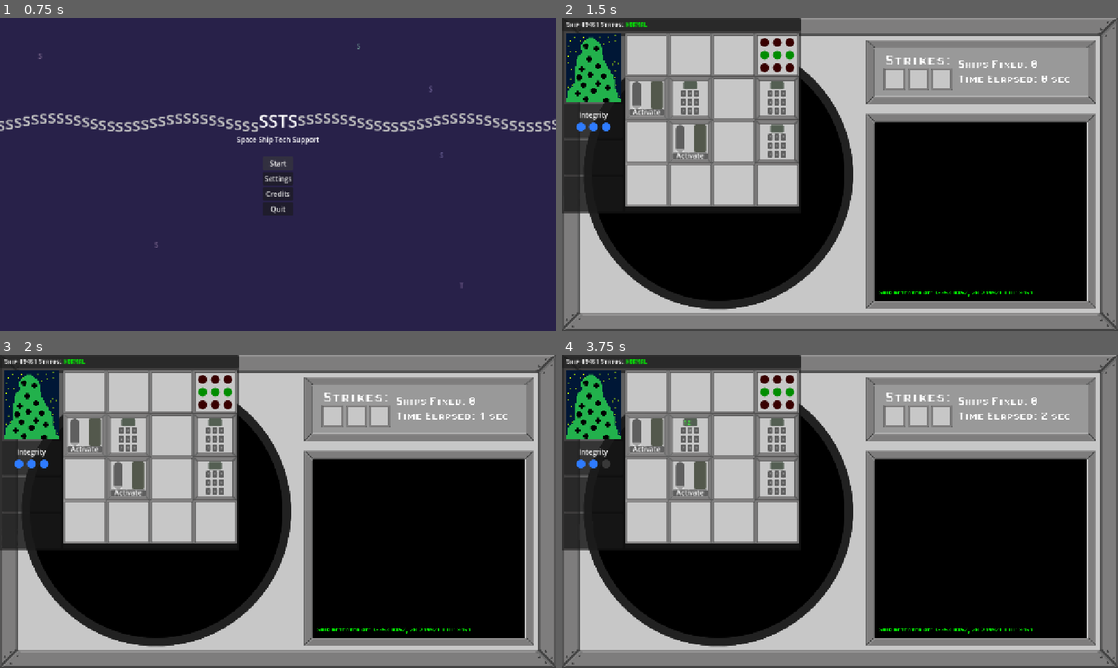
Above: before the commit, frames 1-4 (two rows, left to right).
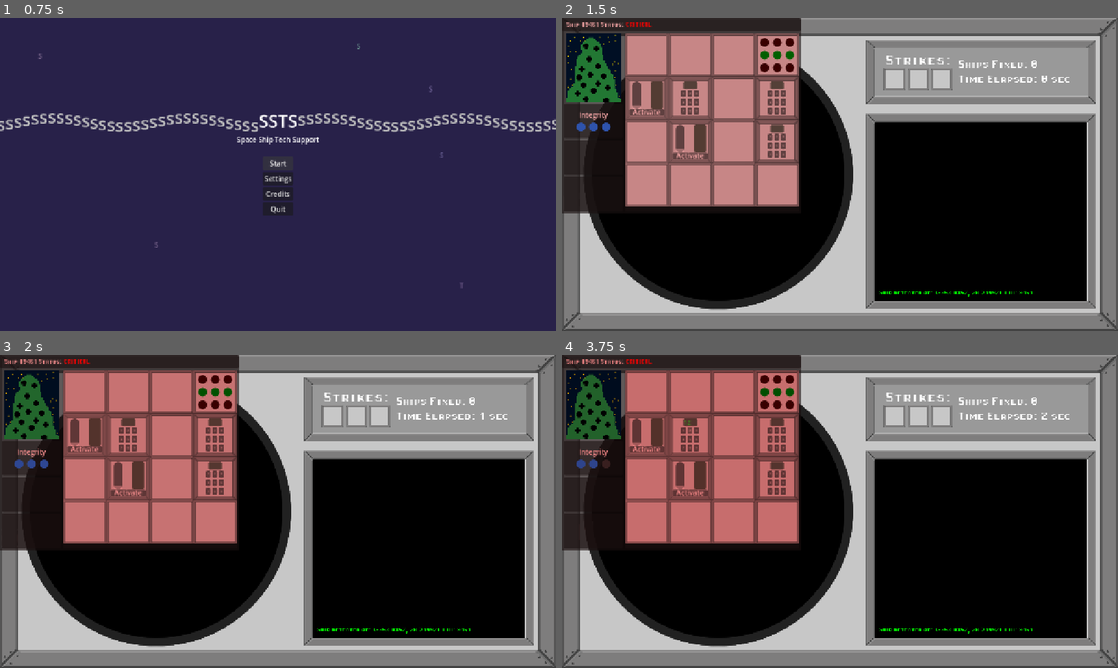
Above: after the commit, the same moments.

Repository: MisterIXI/godot-wildjam-98
Game: Godot game, scene res://scenes/menu/main_menu.tscn
Same seed, same stepped clock (60 frames per second), same inputs: the game is played once before the commit and once after it. Sound files missing from this copy of the repository are replaced by a short silence.
Inputs (mouse positions are in pixels of both pictures, inside the frame that each line leads up to):
- Up to frame 1 (0.75 s): click "Start" at 0.5 s
- Up to frame 2 (1.5 s): tap Enter at 1.25 s; drag from (567, 202) to (895, 105) at 1.27 s
- Up to frame 3 (2 s): no input
- Up to frame 4 (3.75 s): click "Activate" at 2 s; click "1" at 2.75 s; click "2" at 3.5 s

Frame 1 is identical in both runs. In frame 2, 18% of the frame differs, in the area x 0-43%, y 1-61%; in frame 3, 19%; in frame 4, 19%.

Commit message:
ship success and blink fixes

Diff:
--- a/space-ship-support/scenes/radar/radar.gd
+++ b/space-ship-support/scenes/radar/radar.gd
@@ -34,6 +34,8 @@
 	ship_window.ship_id = new_ship.ship_id
 	ship_window._update_title()
 	ship_window.hide()
+	ship_window.ship_radar_icon = new_ship.get_node("Sprite2D")
+	ship_window.danger_level = 2
 	window_root.add_child(ship_window)
 	new_ship.ship_window = ship_window
 	radar_interface.add_message("Ship detected at: %s | ID: %s" % [str(spawn_pos), new_ship.ship_id])
--- a/space-ship-support/scenes/radar/ship.gd
+++ b/space-ship-support/scenes/radar/ship.gd
@@ -23,7 +23,7 @@
 	position += ship_direction * ship_speed * delta
 	if position.length() > 360:
 		#TODO: check if ship is fixed when leaving area
-		ship_die(false)
+		ship_die(ship_window.danger_level <= 1)
 
 
 #Target animation
@@ -59,7 +59,7 @@
 func init_layout(layout_data: ShipLayoutData) -> void:
 	ship_window.init_ship_layout(layout_data)
 	ship_window.ship_failure.connect(ship_die.bind(false))
-	ship_window.ship_success.connect(ship_die.bind(true))
+	ship_window.ship_success.connect(ship_window.set.bind("danger_level", 0))
 
 func ship_die(was_fixed: bool) -> void:
 	destroyed.emit(self, was_fixed)
--- a/space-ship-support/scenes/window/ship_window.gd
+++ b/space-ship-support/scenes/window/ship_window.gd
@@ -13,9 +13,9 @@
 @export var integrity_color_on: Color
 @export var integrity_color_off: Color
 @export var integrity_leds: Array[TextureRect]
+var ship_radar_icon: Sprite2D
 
 var integrity_left: int = 3
-
 var ship_id:String = "SHIPID"
 var title_mouse_down: bool = false
 var is_dragging: bool = false
@@ -49,6 +49,7 @@
 			alert_tween()
 		_: # default
 			title_label.text = "Ship #%s Status: [color=green]NORMAL[/color]" % [ship_id]
+			clear_mode_tween()
 
 func _on_title_bar_gui_input(event: InputEvent) -> void:
 	if event is InputEventMouseButton:
@@ -133,10 +134,14 @@
 	print("module: full success -> all puzzles solved")
 	AudioManager.play_sfx(AudioManagerClass.SfxType.UTIL_A)
 	ship_success.emit()
+	danger_level = 0
 
 func clear_mode_tween() -> void:
 	if mode_tween:
 		mode_tween.kill()
+	mode_tween = create_tween()
+	mode_tween.tween_property(self, "modulate", Color.WHITE, 2)
+	mode_tween.parallel().tween_property(ship_radar_icon, "modulate", Color.WHITE, 2)
 
 func warning_tween()-> void:
 	if mode_tween:
@@ -144,7 +149,9 @@
 	mode_tween = create_tween()
 	mode_tween.set_loops()
 	mode_tween.tween_property(self,"modulate",Color(1,1,0.5,1.0),2)
+	mode_tween.parallel().tween_property(ship_radar_icon, "modulate", Color(1,1,0.5,1.0),2)
 	mode_tween.tween_property(self,"modulate",Color.WHITE,2)
+	mode_tween.parallel().tween_property(ship_radar_icon, "modulate", Color.WHITE,2)
 
 func alert_tween()->void:
 	if mode_tween:
@@ -152,10 +159,15 @@
 	mode_tween = create_tween()
 	mode_tween.set_loops()
 	mode_tween.tween_property(self,"modulate",Color(1,0.5,0.5,1.0),1)
+	mode_tween.parallel().tween_property(ship_radar_icon, "modulate", Color(1,0.5,0.5,1.0),1)
 	mode_tween.tween_property(self,"modulate",Color.WHITE,1)
+	mode_tween.parallel().tween_property(ship_radar_icon, "modulate", Color.WHITE,1)
+
 
 func flash_window() -> void:
 	var tween:= create_tween()
 	tween.set_loops(5)
 	tween.tween_property(self,"modulate",Color(0.5,0.5,0.5,1.0),0.5)
+	mode_tween.parallel().tween_property(ship_radar_icon, "modulate", Color(0.5,0.5,0.5,1.0),0.5)
 	tween.tween_property(self,"modulate",Color.WHITE,0.5)
+	mode_tween.parallel().tween_property(ship_radar_icon, "modulate", Color.WHITE,0.5)
